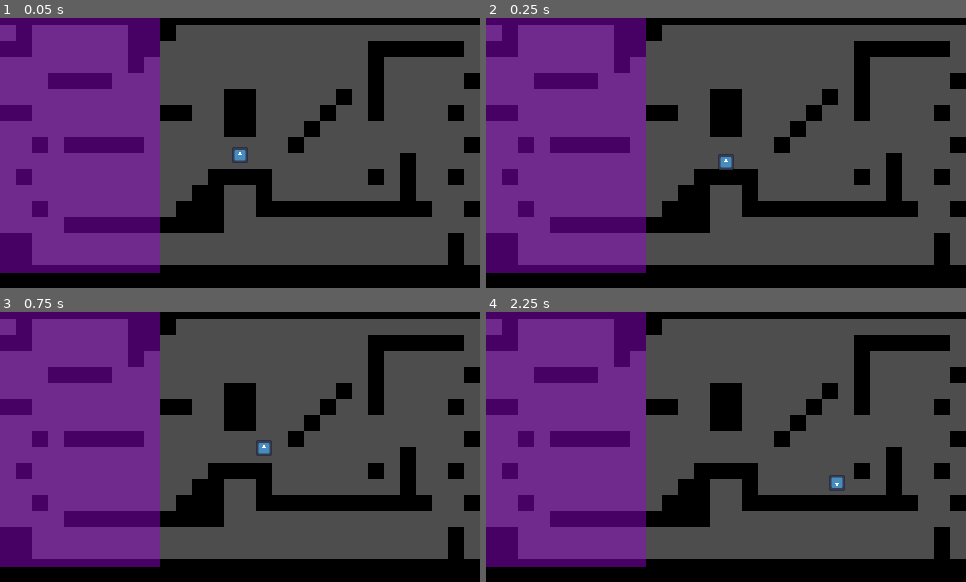
Above: before the commit, frames 1-4 (two rows, left to right).
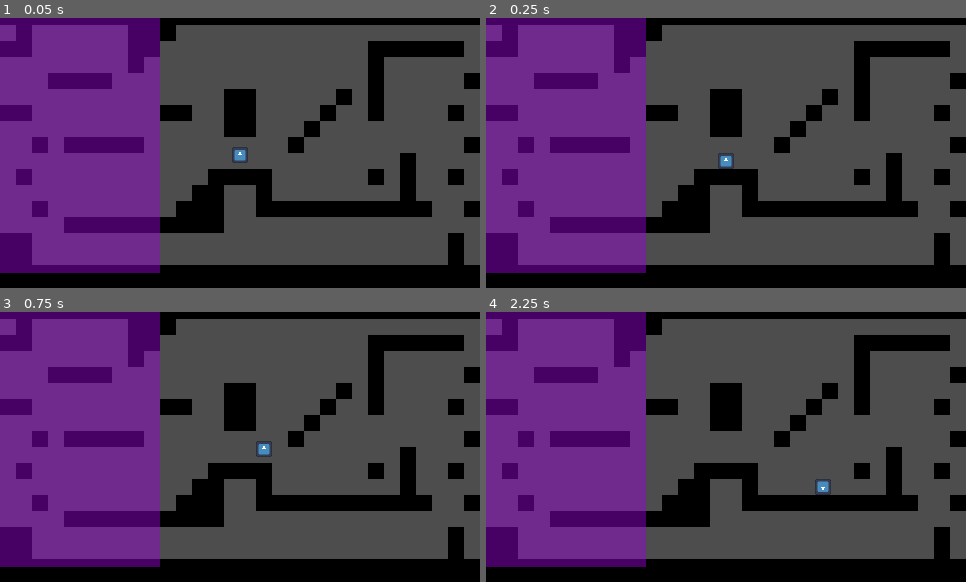
Above: after the commit, the same moments.

Repository: KiyoDev/acerola_jam_0
Game: Godot game, scene res://assets/test_level.tscn
Two runs of this game, one before a commit and one after it. Both use one fixed random seed, a clock stepped at 60 frames per second and the inputs below. The project has no main scene, so this scene is started directly. The engine's default icon, where the game draws it, is replaced by a stand-in: a white triangle on a blue panel in a dark square.
Inputs:
- Up to frame 1 (0.05 s): no input
- Up to frame 2 (0.25 s): no input
- Up to frame 3 (0.75 s): tap Enter at 0.5 s; hold Right (ui_right) from 0.53 s (still down); hold Space (jump) from 0.53 s (still down)
- Up to frame 4 (2.25 s): release Space (jump) at 1.28 s; tap 1 at 1.35 s; tap Space (jump) at 1.52, 1.55, 1.82 s; release Right (ui_right) at 2.03 s; hold Left (ui_left) from 2.03 s (still down); hold 2 from 2.03 s (still down)

Frame 1 is identical in both runs. In frame 2, less than 0.1% of the frame differs, in the area x 48-52%, y 50-57%; in frame 3, less than 0.1%; in frame 4, 0.3%, in the area x 68-75%, y 60-68%.

Commit message:
fixed physics up_direction detection

Diff:
--- a/assets/player/player.tscn
+++ b/assets/player/player.tscn
@@ -4,10 +4,10 @@
 [ext_resource type="Texture2D" uid="uid://bqcxxo57c75km" path="res://icon.svg" id="2_k1fj4"]
 
 [sub_resource type="RectangleShape2D" id="RectangleShape2D_jbea7"]
-size = Vector2(14, 14)
+size = Vector2(14, 16)
 
 [sub_resource type="RectangleShape2D" id="RectangleShape2D_8v6vo"]
-size = Vector2(14, 14)
+size = Vector2(14, 16)
 
 [node name="Player" type="CharacterBody2D" node_paths=PackedStringArray("floor_cast", "body_collision", "body_area", "sprite", "animator")]
 collision_mask = 36
--- a/scripts/player/Player.gd
+++ b/scripts/player/Player.gd
@@ -14,7 +14,7 @@
 const MAX_VELOCITY := 400
 const MIN_VELOCITY := -500
 const COYOTE_FRAMES := 4
-const JUMP_BUFFER_FRAMES := 6
+const JUMP_BUFFER_FRAMES := 4
 const CORNER_CORRECTION := Vector2(6, 1)
 
 
@@ -79,6 +79,7 @@
 	handle_gravity(delta)
 
 	# Start coyote time
+	print("on_floor()=%s" % [on_floor()])
 	if !on_floor() and last_floor and !jumping:
 		coyote = true
 
@@ -135,13 +136,13 @@
 		#animator.play(&"walking")
 		crouching = false
 	else:
-		if on_floor():
-			# Handle animations
-			if sign.y > 0 and !crouching:
-				#animator.play(&"crouch")
-				crouching = true
-			elif sign.y <= 0:
-				crouching = false
+		#if on_floor():
+			## Handle animations
+			#if sign.y > 0 and !crouching:
+				##animator.play(&"crouch")
+				#crouching = true
+			#elif sign.y <= 0:
+				#crouching = false
 				#if animator.current_animation != &"idle":
 					#animator.play(&"idle")
 		velocity.x = move_toward(velocity.x, 0, SPEED)
@@ -163,14 +164,18 @@
 					if abs(tmp_pos.x - position.x) > 8:
 						position = tmp_pos
 						break
-	elif velocity.y > 0: # falling
+	elif falling():
 		#animator.play(&"falling")
 		# Clamp velocity so doesn't infinitely accelerate
-		velocity.y = clamp(velocity.y, MIN_VELOCITY, MAX_VELOCITY) * gravity_modifier()
+		velocity.y = clamp(velocity.y, MIN_VELOCITY, MAX_VELOCITY)
 
 
 func rising() -> bool:
 	return (velocity.y < 0 and gravity_state == Gravity.DOWN) or (velocity.y > 0 and gravity_state == Gravity.UP)
+
+
+func falling() -> bool:
+	return (velocity.y > 0 and gravity_state == Gravity.DOWN) or (velocity.y < 0 and gravity_state == Gravity.UP)
 
 
 ## Handles ticking timers for various physics routines; ex. coyote time and jump buffering
@@ -193,7 +198,7 @@
 		#print_debug("is_on_floor() or coyote=%s, %s, %s" % [is_on_floor(), coyote, jumping_down])
 		jumping = true
 		#jump_sfx()
-		velocity.y = (JUMP_VELOCITY- (velocity.y if coyote else 0)) * gravity_modifier()
+		velocity.y = (JUMP_VELOCITY - (velocity.y if coyote else 0)) * gravity_modifier()
 		#animator.play(&"jump_up")
 		return true
 	return false
@@ -208,7 +213,6 @@
 	return false
 
 
-# FIXME: for some reason can buffer jump while still holding jump button from inital jump
 ## Try to perform buffered jump when holding jump right before landing
 func buffered_jump() -> bool:
 	# Prepare to buffer jump when in air
@@ -229,7 +233,7 @@
 
 
 func on_floor() -> bool:
-	return is_on_floor() if gravity_state == Gravity.DOWN else is_on_ceiling()
+	return is_on_floor()
 
 
 ## Return which side of the player is trying to go into the ceiling
@@ -254,7 +258,7 @@
 		else: # not blocked at some point along the path, so will not be blocked when corrected; break out of loop
 			dir_flags &= 0b01
 			break
-	print_debug("vel_y=%s, %s, %s" % [vel.y, transform, dir_flags])
+	#print_debug("vel_y=%s, %s, %s" % [vel.y, transform, dir_flags])
 	return dir_flags
 
 
@@ -264,6 +268,8 @@
 
 func flip_gravity() -> void:
 	gravity_state = Gravity.DOWN if gravity_state == Gravity.UP else Gravity.UP
+	# swap which direction is up so built-in physics methods calculate correctly (like move_and_slide())
+	up_direction = Vector2.UP if gravity_state == Gravity.DOWN else Vector2.DOWN if gravity_state == Gravity.UP else Vector2.UP
 
 
 func _on_area_entered_body(area : Area2D) -> void:
